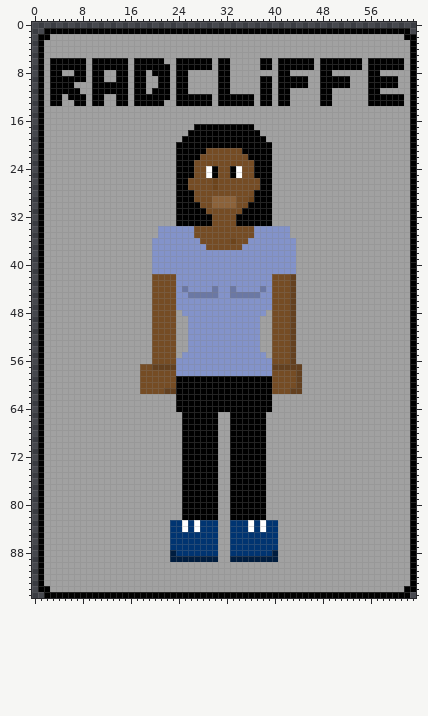
Edited in one commit: sprite sheet (assets/img/new_game/radcliffe-pressed.png). Above, as it was before the edit.
The file is 64x96 pixels.
The same view after the edit:
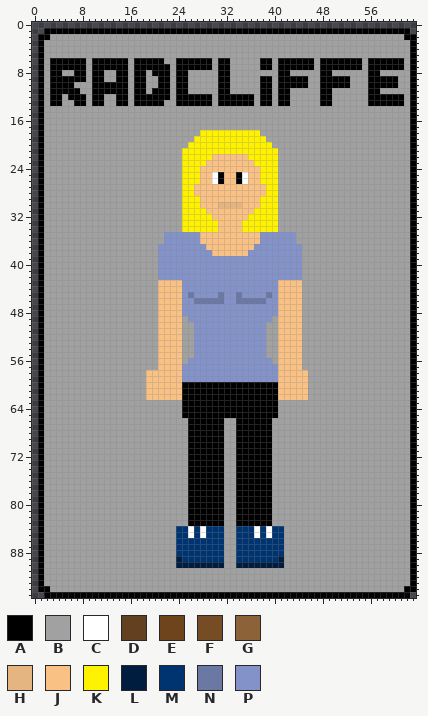
Palette (. is transparent): A #000000  B #a1a1a1  C #ffffff  D #63401f  E #6d441b  F #754c24  G #8c6239  H #e4b580  J #f9c284  K #fff200  L #001d3f  M #003471  N #6b78a4  P #8393ca
Diff:
Changed rows in their new state; - is an unchanged pixel.
first column x 18:
17 ---------BBBBBBBBBB---------
18 --------BBKKKKKKKKKK--------
19 -------BBKKKKKKKKKKKK-------
20 ------BBKKKKKKKKKKKKKK------
21 ------BKKKKKKKKKKKKKKKK-----
22 ------BKKKKKJJJJJJKKKKK-----
23 ------BKKKKJJJJJJJJKKKK-----
24 ------BKKKJJJJJJJJJJKKK-----
25 ------BKKKJJCAJJACJJKKK-----
26 ------BKKKJJCAJJACJJKKK-----
27 ------BKKJJJJJJJJJJJJKK-----
28 ------BKKJJJJJJJJJJJJKK-----
29 ------BKKKJJJJJJJJJJKKK-----
30 ------BKKKJJJHHHHJJJKKK-----
31 ------BKKKKJJJJJJJJKKKK-----
32 ------BKKKKKJJJJJJKKKKK-----
33 ------BKKKKKKJJJJKKKKKK-----
34 ---BBBBKKKKKKJJJJKKKKKKBB---
35 ---B-----PJJJJJJJJJJ-----P--
36 --BB------JJJJJJJJJJ--------
37 --B--------JJJJJJJJ-------P-
38 --B---------JJJJJJ--------P-
39 --B-----------------------P-
40 --B-----------------------P-
41 --B-----------------------P-
42 --BPPP----------------PPPPP-
43 --BJJJJ---------------PJJJJ-
44 --BJJJJP----P--P----P-PJJJJ-
45 --BJJJJ--PPPPN-P-PPP-NPJJJJ-
46 --BJJJJ--NNNNN--NNNNN-PJJJJ-
47 --BJJJJ---------------PJJJJ-
48 --BJJJJ--------------PPJJJJ-
49 --BJJJJ-------------PPBJJJJ-
50 --BJJJJ-B-----------P-BJJJJ-
51 --BJJJJ-B-----------P-BJJJJ-
52 --BJJJJ-B-----------P-BJJJJ-
53 --BJJJJ-B-----------P-BJJJJ-
54 --BJJJJ-B-----------P-BJJJJ-
55 --BJJJJBB-------------BJJJJ-
56 --BJJJJB--------------BJJJJ-
57 BBBJJJJ---------------PJJJJ-
58 BJJJJJJ---------------PJJJJJ
59 BJJJJJJPPPPPPPPPPPPPPPPJJJJJ
60 BJJJJJJ---------------AJJJJJ
61 BJJJJJJ---------------AJJJJJ
62 -JJJJJJ---------------AJJJJJ
63 ------B---------------A-----
64 ------B---------------A-----
65 -------------AA------AA-----
66 -------B-----A-B-----A------
67 -------B-----A-B-----A------
68 -------B-----A-B-----A------
69 -------B-----A-B-----A------
70 -------B-----A-B-----A------
71 -------B-----A-B-----A------
72 -------B-----A-B-----A------
73 -------B-----A-B-----A------
74 -------B-----A-B-----A------
75 -------B-----A-B-----A------
76 -------B-----A-B-----A------
77 -------B-----A-B-----A------
78 -------B-----A-B-----A------
79 -------B-----A-B-----A------
80 -------B-----A-B-----A------
81 -------B-----A-B-----A------
82 -------B-----A-B-----A------
83 -----BBBAAAAAA-BAAAAAAB-----
84 -----B-MCMC--M-B--MCMC-M----
85 -----B--C-C--M-B---C-C-M----
86 -----B-------M-B-------M----
87 -----B-------M-B-------M----
88 -----B-------M-B------MM----
89 -----B-MMMMMMM-BMMMMMMML----
90 ------LLLLLLLL--LLLLLLLL----
Pixel boxes of the changes (left, top, right, bottom) in both pictures:
changed: (140, 124, 308, 568)
